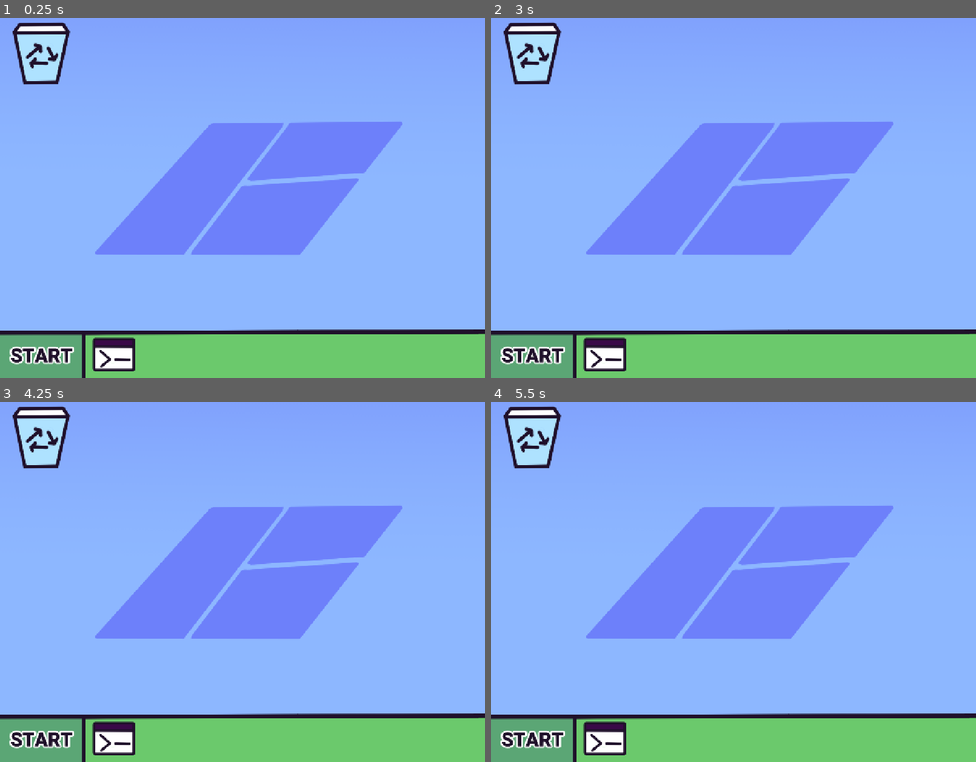
Above: before the commit, frames 1-4 (two rows, left to right).
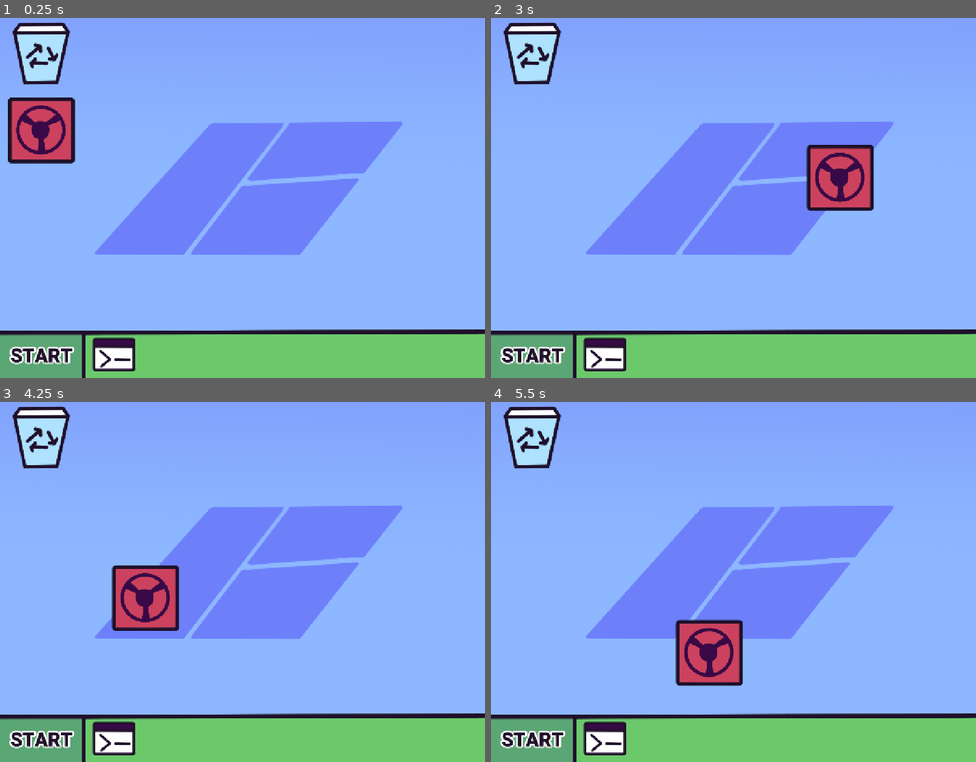
Above: after the commit, the same moments.

Repository: Rotuwam/GMTK-game-jam-2025
Game: Godot game, scene res://scenes/screen.tscn
Two runs of this game, one before a commit and one after it. Both use one fixed random seed, a clock stepped at 60 frames per second and the inputs below.
Inputs (mouse positions are in pixels of both pictures, inside the frame that each line leads up to):
- Up to frame 1 (0.25 s): no input
- Up to frame 2 (3 s): click (529, 129) at 0.52 s; click (529, 129) at 1.27 s; click (529, 129) at 2.02 s; tap Enter at 2.75 s; move the mouse to (840, 176) at 2.77 s
- Up to frame 3 (4.25 s): tap Space at 3.5 s; move the mouse to (145, 596) at 3.52 s
- Up to frame 4 (5.5 s): tap Enter at 4.25 s; move the mouse to (782, 499) at 4.27 s; tap Space at 5 s; move the mouse to (709, 654) at 5.02 s

The runs differ from the first frame. In frame 1, 2.5% of the frame differs, in the area x 1-16%, y 22-41%; in frame 2, 2.6%; in frame 3, 2.5%; in frame 4, 2.6%, in the area x 38-52%, y 60-80%.

Commit message:
Dragging Now works and all base scenes have been setup

Diff:
--- /dev/null
+++ b/rotu-os-gmtk/scenes/Icons/car.tscn
@@ -0,0 +1,22 @@
+[gd_scene load_steps=4 format=3 uid="uid://bj24p0p868apn"]
+
+[ext_resource type="PackedScene" uid="uid://cr3y1jssb7qpy" path="res://scenes/draggable.tscn" id="1_gwgvw"]
+[ext_resource type="Texture2D" uid="uid://b1g77ct6hn1lx" path="res://Assets/car.png" id="2_dtlf6"]
+
+[sub_resource type="RectangleShape2D" id="RectangleShape2D_gwgvw"]
+size = Vector2(166, 165)
+
+[node name="Car" instance=ExtResource("1_gwgvw")]
+
+[node name="Object" parent="." index="0"]
+texture = ExtResource("2_dtlf6")
+
+[node name="Button" parent="." index="1"]
+offset_left = -91.0
+offset_top = -74.0
+offset_right = 76.0
+offset_bottom = 91.0
+
+[node name="CollisionShape2D" parent="Area2D" index="0"]
+position = Vector2(-7, 8.5)
+shape = SubResource("RectangleShape2D_gwgvw")
--- /dev/null
+++ b/rotu-os-gmtk/scenes/Icons/cmd_virus.tscn
@@ -0,0 +1,9 @@
+[gd_scene load_steps=3 format=3 uid="uid://sm2xvp684fhn"]
+
+[ext_resource type="PackedScene" uid="uid://cr3y1jssb7qpy" path="res://scenes/draggable.tscn" id="1_dti5x"]
+[ext_resource type="Texture2D" uid="uid://csxy113i2pcal" path="res://Assets/cmd.png" id="2_ogrm1"]
+
+[node name="CMDVirus" instance=ExtResource("1_dti5x")]
+
+[node name="Object" parent="." index="0"]
+texture = ExtResource("2_ogrm1")
--- /dev/null
+++ b/rotu-os-gmtk/scenes/Icons/maker.tscn
@@ -0,0 +1,22 @@
+[gd_scene load_steps=4 format=3 uid="uid://bs0ullkc5xfkx"]
+
+[ext_resource type="PackedScene" uid="uid://cr3y1jssb7qpy" path="res://scenes/draggable.tscn" id="1_307kg"]
+[ext_resource type="Texture2D" uid="uid://c6fgpp77ab5af" path="res://Assets/maker.png" id="2_ffq81"]
+
+[sub_resource type="RectangleShape2D" id="RectangleShape2D_307kg"]
+size = Vector2(165, 162)
+
+[node name="Maker" instance=ExtResource("1_307kg")]
+
+[node name="Object" parent="." index="0"]
+texture = ExtResource("2_ffq81")
+
+[node name="Button" parent="." index="1"]
+offset_left = -91.0
+offset_top = -88.0
+offset_right = 76.0
+offset_bottom = 77.0
+
+[node name="CollisionShape2D" parent="Area2D" index="0"]
+position = Vector2(-7.5, -6)
+shape = SubResource("RectangleShape2D_307kg")
--- /dev/null
+++ b/rotu-os-gmtk/scenes/Icons/message.tscn
@@ -0,0 +1,22 @@
+[gd_scene load_steps=4 format=3 uid="uid://dey1enyx2og7i"]
+
+[ext_resource type="PackedScene" uid="uid://cr3y1jssb7qpy" path="res://scenes/draggable.tscn" id="1_eguqn"]
+[ext_resource type="Texture2D" uid="uid://ui7gw10b31ta" path="res://Assets/message.png" id="2_qrica"]
+
+[sub_resource type="RectangleShape2D" id="RectangleShape2D_eguqn"]
+size = Vector2(165, 160)
+
+[node name="Message" instance=ExtResource("1_eguqn")]
+
+[node name="Object" parent="." index="0"]
+texture = ExtResource("2_qrica")
+
+[node name="Button" parent="." index="1"]
+offset_left = -90.0
+offset_top = -83.0
+offset_right = 77.0
+offset_bottom = 82.0
+
+[node name="CollisionShape2D" parent="Area2D" index="0"]
+position = Vector2(-7.5, 0)
+shape = SubResource("RectangleShape2D_eguqn")
--- /dev/null
+++ b/rotu-os-gmtk/scenes/Icons/mouse.tscn
@@ -0,0 +1,22 @@
+[gd_scene load_steps=4 format=3 uid="uid://l0bt1nl4riiv"]
+
+[ext_resource type="PackedScene" uid="uid://cr3y1jssb7qpy" path="res://scenes/draggable.tscn" id="1_x7t7h"]
+[ext_resource type="Texture2D" uid="uid://dg7quxim4l5jb" path="res://Assets/mouse.png" id="2_h4x4f"]
+
+[sub_resource type="RectangleShape2D" id="RectangleShape2D_x7t7h"]
+size = Vector2(167, 164)
+
+[node name="Mouse" instance=ExtResource("1_x7t7h")]
+
+[node name="Object" parent="." index="0"]
+texture = ExtResource("2_h4x4f")
+
+[node name="Button" parent="." index="1"]
+offset_left = -91.0
+offset_top = -81.0
+offset_right = 76.0
+offset_bottom = 84.0
+
+[node name="CollisionShape2D" parent="Area2D" index="0"]
+position = Vector2(-6.5, 2)
+shape = SubResource("RectangleShape2D_x7t7h")
--- /dev/null
+++ b/rotu-os-gmtk/scenes/Icons/notepad.tscn
@@ -0,0 +1,22 @@
+[gd_scene load_steps=4 format=3 uid="uid://dwk5tpo3gxeum"]
+
+[ext_resource type="PackedScene" uid="uid://cr3y1jssb7qpy" path="res://scenes/draggable.tscn" id="1_782qh"]
+[ext_resource type="Texture2D" uid="uid://dj1nqihjwe7rk" path="res://Assets/notepad.png" id="2_t7kyp"]
+
+[sub_resource type="RectangleShape2D" id="RectangleShape2D_782qh"]
+size = Vector2(168, 163)
+
+[node name="Notepad" instance=ExtResource("1_782qh")]
+
+[node name="Object" parent="." index="0"]
+texture = ExtResource("2_t7kyp")
+
+[node name="Button" parent="." index="1"]
+offset_left = -91.0
+offset_top = -81.0
+offset_right = 76.0
+offset_bottom = 84.0
+
+[node name="CollisionShape2D" parent="Area2D" index="0"]
+position = Vector2(-6, 0.5)
+shape = SubResource("RectangleShape2D_782qh")
--- /dev/null
+++ b/rotu-os-gmtk/scenes/Icons/pencil.tscn
@@ -0,0 +1,22 @@
+[gd_scene load_steps=4 format=3 uid="uid://bmp5y5l0he3fv"]
+
+[ext_resource type="PackedScene" uid="uid://cr3y1jssb7qpy" path="res://scenes/draggable.tscn" id="1_7wx2d"]
+[ext_resource type="Texture2D" uid="uid://c3u7h43a7qs6w" path="res://Assets/pencil.png" id="2_3e4k5"]
+
+[sub_resource type="RectangleShape2D" id="RectangleShape2D_7wx2d"]
+size = Vector2(167, 165)
+
+[node name="Pencil" instance=ExtResource("1_7wx2d")]
+
+[node name="Object" parent="." index="0"]
+texture = ExtResource("2_3e4k5")
+
+[node name="Button" parent="." index="1"]
+offset_left = -91.0
+offset_top = -86.0
+offset_right = 76.0
+offset_bottom = 79.0
+
+[node name="CollisionShape2D" parent="Area2D" index="0"]
+position = Vector2(-8.5, -3.5)
+shape = SubResource("RectangleShape2D_7wx2d")
--- /dev/null
+++ b/rotu-os-gmtk/scenes/Icons/school_work.tscn
@@ -0,0 +1,22 @@
+[gd_scene load_steps=4 format=3 uid="uid://5j4xvlpypy3g"]
+
+[ext_resource type="PackedScene" uid="uid://cr3y1jssb7qpy" path="res://scenes/draggable.tscn" id="1_l7547"]
+[ext_resource type="Texture2D" uid="uid://dpyvlpvxt6i76" path="res://Assets/file.png" id="2_s5fu7"]
+
+[sub_resource type="RectangleShape2D" id="RectangleShape2D_l7547"]
+size = Vector2(168, 165)
+
+[node name="SchoolWork" instance=ExtResource("1_l7547")]
+
+[node name="Object" parent="." index="0"]
+texture = ExtResource("2_s5fu7")
+
+[node name="Button" parent="." index="1"]
+offset_left = -91.0
+offset_top = -76.0
+offset_right = 76.0
+offset_bottom = 89.0
+
+[node name="CollisionShape2D" parent="Area2D" index="0"]
+position = Vector2(-7, 7.5)
+shape = SubResource("RectangleShape2D_l7547")
--- /dev/null
+++ b/rotu-os-gmtk/scenes/Icons/trojan.tscn
@@ -0,0 +1,22 @@
+[gd_scene load_steps=4 format=3 uid="uid://gm717cf7apxy"]
+
+[ext_resource type="PackedScene" uid="uid://cr3y1jssb7qpy" path="res://scenes/draggable.tscn" id="1_5vetp"]
+[ext_resource type="Texture2D" uid="uid://dvwyieesjc2h1" path="res://Assets/trojan.png" id="2_f4xi4"]
+
+[sub_resource type="RectangleShape2D" id="RectangleShape2D_5vetp"]
+size = Vector2(166, 163)
+
+[node name="Trojan" instance=ExtResource("1_5vetp")]
+
+[node name="Object" parent="." index="0"]
+texture = ExtResource("2_f4xi4")
+
+[node name="Button" parent="." index="1"]
+offset_left = -91.0
+offset_top = -70.0
+offset_right = 76.0
+offset_bottom = 95.0
+
+[node name="CollisionShape2D" parent="Area2D" index="0"]
+position = Vector2(-7, 12.5)
+shape = SubResource("RectangleShape2D_5vetp")
--- /dev/null
+++ b/rotu-os-gmtk/scenes/Icons/video.tscn
@@ -0,0 +1,22 @@
+[gd_scene load_steps=4 format=3 uid="uid://c26mngyqfu8md"]
+
+[ext_resource type="PackedScene" uid="uid://cr3y1jssb7qpy" path="res://scenes/draggable.tscn" id="1_lq6g7"]
+[ext_resource type="Texture2D" uid="uid://se3xr5u0f0w8" path="res://Assets/video.png" id="2_2h7pv"]
+
+[sub_resource type="RectangleShape2D" id="RectangleShape2D_lq6g7"]
+size = Vector2(166, 161)
+
+[node name="Video" instance=ExtResource("1_lq6g7")]
+
+[node name="Object" parent="." index="0"]
+texture = ExtResource("2_2h7pv")
+
+[node name="Button" parent="." index="1"]
+offset_left = -91.0
+offset_top = -84.0
+offset_right = 76.0
+offset_bottom = 81.0
+
+[node name="CollisionShape2D" parent="Area2D" index="0"]
+position = Vector2(-7, 0.5)
+shape = SubResource("RectangleShape2D_lq6g7")
--- /dev/null
+++ b/rotu-os-gmtk/scenes/Icons/virus_joke.tscn
@@ -0,0 +1,22 @@
+[gd_scene load_steps=4 format=3 uid="uid://cx0cbq2x80pa3"]
+
+[ext_resource type="PackedScene" uid="uid://cr3y1jssb7qpy" path="res://scenes/draggable.tscn" id="1_54jlb"]
+[ext_resource type="Texture2D" uid="uid://bea2vxtrhq4xn" path="res://Assets/virus.png" id="2_qs0bi"]
+
+[sub_resource type="RectangleShape2D" id="RectangleShape2D_54jlb"]
+size = Vector2(168, 167)
+
+[node name="VirusJoke" instance=ExtResource("1_54jlb")]
+
+[node name="Object" parent="." index="0"]
+texture = ExtResource("2_qs0bi")
+
+[node name="Button" parent="." index="1"]
+offset_left = -90.0
+offset_top = -86.0
+offset_right = 77.0
+offset_bottom = 79.0
+
+[node name="CollisionShape2D" parent="Area2D" index="0"]
+position = Vector2(-7, -3.5)
+shape = SubResource("RectangleShape2D_54jlb")
--- /dev/null
+++ b/rotu-os-gmtk/scenes/blue_screen.tscn
@@ -0,0 +1,9 @@
+[gd_scene load_steps=2 format=3 uid="uid://brvwtkcdmn8n0"]
+
+[ext_resource type="Texture2D" uid="uid://vcia0xsrl3b6" path="res://Assets/BLUESCREEN.png" id="1_0g14n"]
+
+[node name="BlueScreen" type="Node2D"]
+
+[node name="Sprite2D" type="Sprite2D" parent="."]
+position = Vector2(640, 480)
+texture = ExtResource("1_0g14n")
--- /dev/null
+++ b/rotu-os-gmtk/scenes/cmd_1.tscn
@@ -0,0 +1,9 @@
+[gd_scene load_steps=2 format=3 uid="uid://du8i0tnky3p42"]
+
+[ext_resource type="Texture2D" uid="uid://cydr24255t1qa" path="res://Assets/CMD1.png" id="1_7p7dn"]
+
+[node name="CMD1" type="Node2D"]
+
+[node name="Sprite2D" type="Sprite2D" parent="."]
+position = Vector2(640, 480)
+texture = ExtResource("1_7p7dn")
--- /dev/null
+++ b/rotu-os-gmtk/scenes/cmd_2.tscn
@@ -0,0 +1,9 @@
+[gd_scene load_steps=2 format=3 uid="uid://cktvpqy7axvy2"]
+
+[ext_resource type="Texture2D" uid="uid://b53cjc6mmblq5" path="res://Assets/CMD2.png" id="1_76ins"]
+
+[node name="CMD2" type="Node2D"]
+
+[node name="Sprite2D" type="Sprite2D" parent="."]
+position = Vector2(640, 480)
+texture = ExtResource("1_76ins")
--- /dev/null
+++ b/rotu-os-gmtk/scenes/draggable.tscn
@@ -0,0 +1,20 @@
+[gd_scene load_steps=2 format=3 uid="uid://cr3y1jssb7qpy"]
+
+[ext_resource type="Script" uid="uid://drv38m27vlbi6" path="res://scenes/object.gd" id="1_g8jaa"]
+
+[node name="Draggable" type="Node2D"]
+script = ExtResource("1_g8jaa")
+
+[node name="Object" type="Sprite2D" parent="."]
+
+[node name="Button" type="Button" parent="."]
+self_modulate = Color(1, 1, 1, 0)
+offset_right = 8.0
+offset_bottom = 8.0
+
+[node name="Area2D" type="Area2D" parent="."]
+
+[node name="CollisionShape2D" type="CollisionShape2D" parent="Area2D"]
+
+[connection signal="button_down" from="Button" to="." method="_on_button_button_down"]
+[connection signal="button_up" from="Button" to="." method="_on_button_button_up"]
--- /dev/null
+++ b/rotu-os-gmtk/scenes/menu.tscn
@@ -0,0 +1,32 @@
+[gd_scene load_steps=2 format=3 uid="uid://b53n1uhftkax1"]
+
+[ext_resource type="Texture2D" uid="uid://cm0d844dlbh7o" path="res://Assets/MAINmENU.png" id="1_yqeox"]
+
+[node name="Menu" type="Node2D"]
+
+[node name="Sprite2D" type="Sprite2D" parent="."]
+position = Vector2(640, 480)
+texture = ExtResource("1_yqeox")
+
+[node name="Buttons" type="Node2D" parent="."]
+
+[node name="Button" type="Button" parent="Buttons"]
+self_modulate = Color(1, 1, 1, 0)
+offset_left = 340.0
+offset_top = 478.0
+offset_right = 947.0
+offset_bottom = 725.0
+
+[node name="LinkButton" type="LinkButton" parent="Buttons"]
+offset_left = 23.0
+offset_top = 732.0
+offset_right = 152.0
+offset_bottom = 824.0
+uri = "https://www.youtube.com/@RotuwamCodes"
+
+[node name="LinkButton2" type="LinkButton" parent="Buttons"]
+offset_left = 39.0
+offset_top = 837.0
+offset_right = 137.0
+offset_bottom = 961.0
+uri = "https://linktr.ee/rotuwam "
--- /dev/null
+++ b/rotu-os-gmtk/scenes/object.gd
@@ -0,0 +1,32 @@
+extends Node2D
+
+
+@onready var object: Sprite2D = $Object
+@onready var button: Button = $Button
+
+var dragging = false
+var of = Vector2(0,0)
+
+
+
+func _ready():
+	if not button.button_down.is_connected(_on_button_button_down):
+		button.button_down.connect(_on_button_button_down)
+	if not button.button_up.is_connected(_on_button_button_up):
+		button.button_up.connect(_on_button_button_up)
+
+func _process(_delta: float) -> void:
+	if dragging:
+		position = get_global_mouse_position() - of
+
+
+func _on_button_button_down() -> void:
+	dragging = true
+	of = get_global_mouse_position() - global_position
+	print("Started dragging:", name)
+	dragging = true
+	of = get_global_mouse_position() - global_position
+
+
+func _on_button_button_up() -> void:
+	dragging = false
--- /dev/null
+++ b/rotu-os-gmtk/scenes/screen.gd
@@ -0,0 +1,10 @@
+extends Node2D
+
+@onready var trash_bin: Area2D = $TrashBin
+
+
+
+
+
+func _on_trash_bin_area_entered(area: Area2D) -> void:
+	pass # Replace with function body.
--- a/rotu-os-gmtk/scenes/screen.tscn
+++ b/rotu-os-gmtk/scenes/screen.tscn
@@ -1,9 +1,26 @@
-[gd_scene load_steps=2 format=3 uid="uid://62kuq4jghou6"]
+[gd_scene load_steps=5 format=3 uid="uid://62kuq4jghou6"]
 
 [ext_resource type="Texture2D" uid="uid://cq0jl5tyuq2dr" path="res://Assets/BG.png" id="1_erqjc"]
+[ext_resource type="Script" uid="uid://c5mydql1bhos5" path="res://scenes/screen.gd" id="1_qc0hx"]
+[ext_resource type="PackedScene" uid="uid://bj24p0p868apn" path="res://scenes/Icons/car.tscn" id="2_mgv7h"]
+
+[sub_resource type="RectangleShape2D" id="RectangleShape2D_erqjc"]
+size = Vector2(174, 186.75)
 
 [node name="Screen" type="Node2D"]
+script = ExtResource("1_qc0hx")
 
 [node name="Sprite2D" type="Sprite2D" parent="."]
 position = Vector2(640, 480)
 texture = ExtResource("1_erqjc")
+
+[node name="TrashBin" type="Area2D" parent="."]
+
+[node name="CollisionShape2D" type="CollisionShape2D" parent="TrashBin"]
+position = Vector2(109, 104.625)
+shape = SubResource("RectangleShape2D_erqjc")
+
+[node name="Icons" type="Node2D" parent="."]
+
+[node name="Car" parent="Icons" instance=ExtResource("2_mgv7h")]
+position = Vector2(116, 298)
Not shown, added: rotu-os-gmtk/scenes/object.gd.uid
Not shown, added: rotu-os-gmtk/scenes/screen.gd.uid
